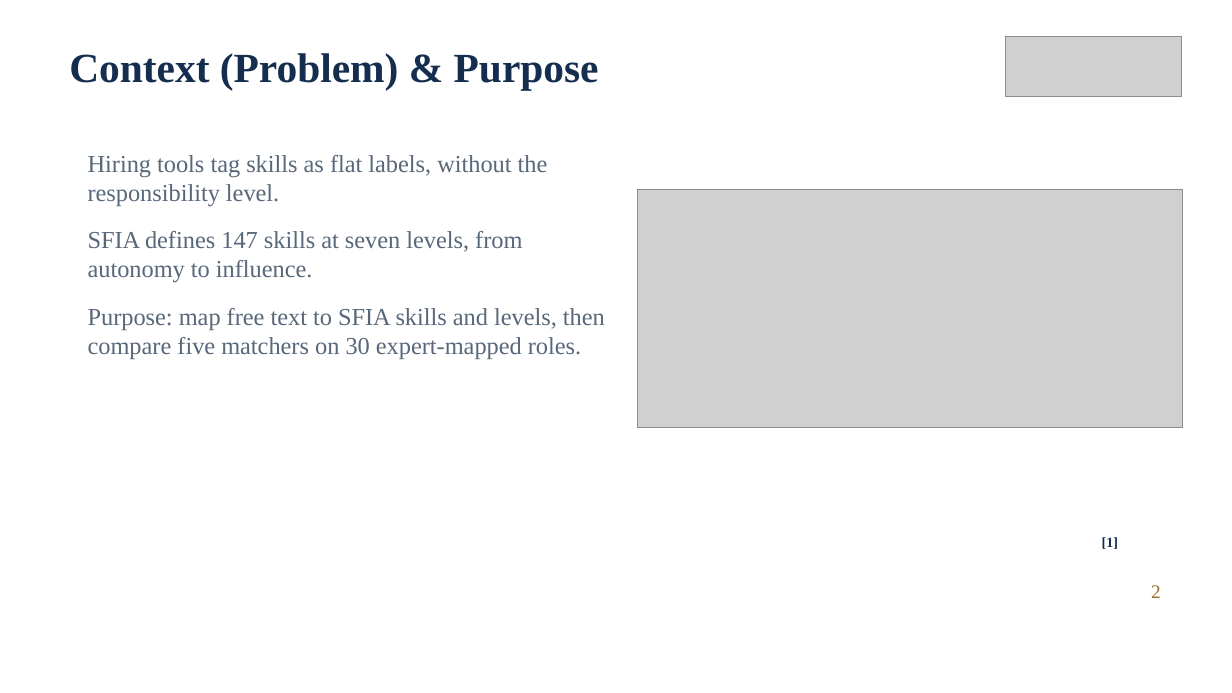
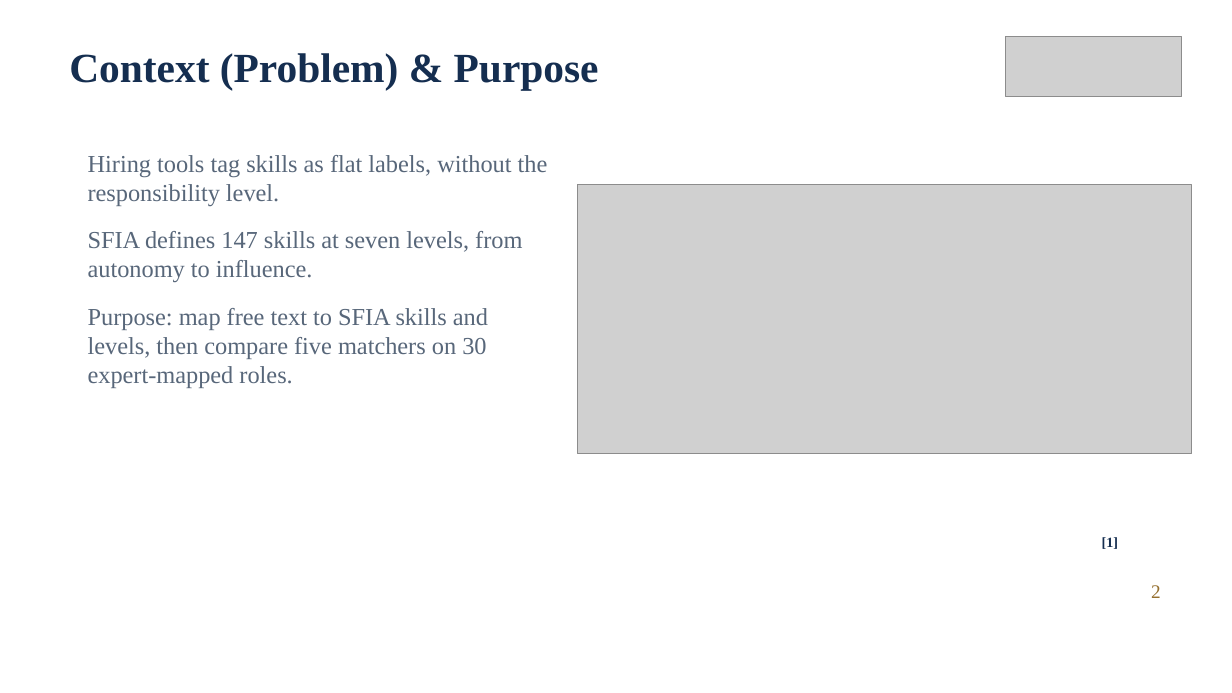
Before and after one commit to prdai/sfia-structured-skill-extraction, a slide deck: slide 2 of talk/deck/ICAC2026_564.pptx. Drawn at 1232x693 pixels with LibreOffice and Linux fonts; fonts in the diff are those of the drawing; grey boxes stand for pictures; background and template pictures are left out. Boxes give left, top, right and bottom in pixels: in the first picture for what was removed or moved away, otherwise in the second. Text is boxed around its words. In the diff, an @@ line names an element or a change of style, - is before the commit and + after.

```diff
--- a/talk/deck/ICAC2026_564.pptx
+++ b/talk/deck/ICAC2026_564.pptx
@@ text "Hiring tools tag skills as ..." rewrapped from <box>88,155,605,359</box> to <box>88,155,548,388</box> @@
@@ picture: place and size @@
-picture at <box>638,189,1183,428</box>
+picture at <box>578,185,1192,454</box>
```
Also in this commit, not shown: 2 other files.
